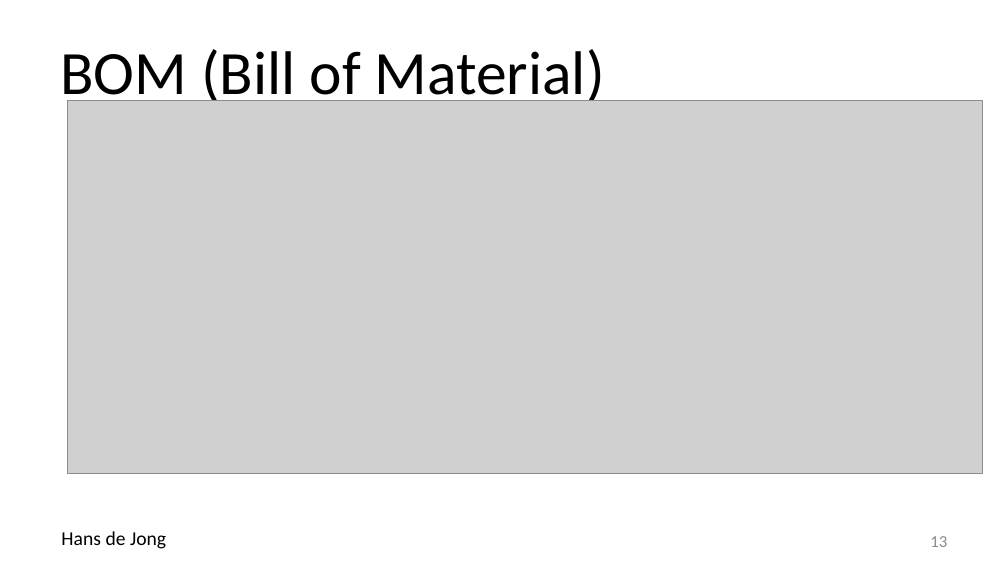
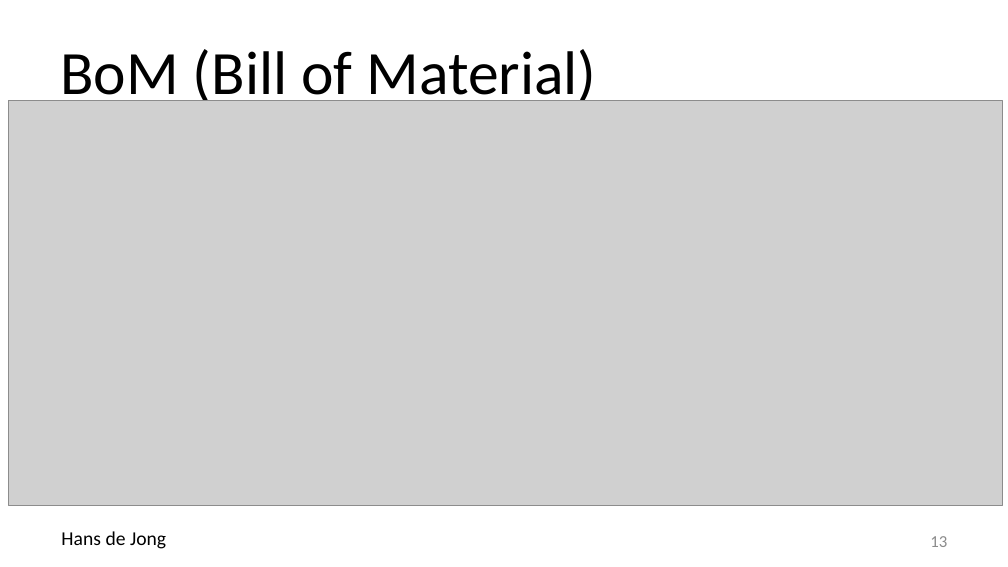
Before and after one commit to hansdejongehv/Weekendschool-PiAndMore, a slide deck: slide 13 of PiAndMore/Part-0--Presentation/A lesson of physical Computing with Scratch.pptx. Drawn at 1008x567 pixels with LibreOffice and Linux fonts; fonts in the diff are those of the drawing; grey boxes stand for pictures; background and template pictures are left out. Boxes give left, top, right and bottom in pixels: in the first picture for what was removed or moved away, otherwise in the second. Text is boxed around its words. In the diff, an @@ line names an element or a change of style, - is before the commit and + after.

```diff
--- a/PiAndMore/Part-0--Presentation/A lesson of physical Computing with Scratch.pptx
+++ b/PiAndMore/Part-0--Presentation/A lesson of physical Computing with Scratch.pptx
@@ title at box(60, 49, 596, 109): text changed @@
-BOM (Bill of Material)
+BoM (Bill of Material)
@@ picture: place and size @@
-picture at box(68, 101, 983, 474)
+picture at box(9, 101, 1002, 506)
```
Also in this commit, not shown: 8 other slides changed.
